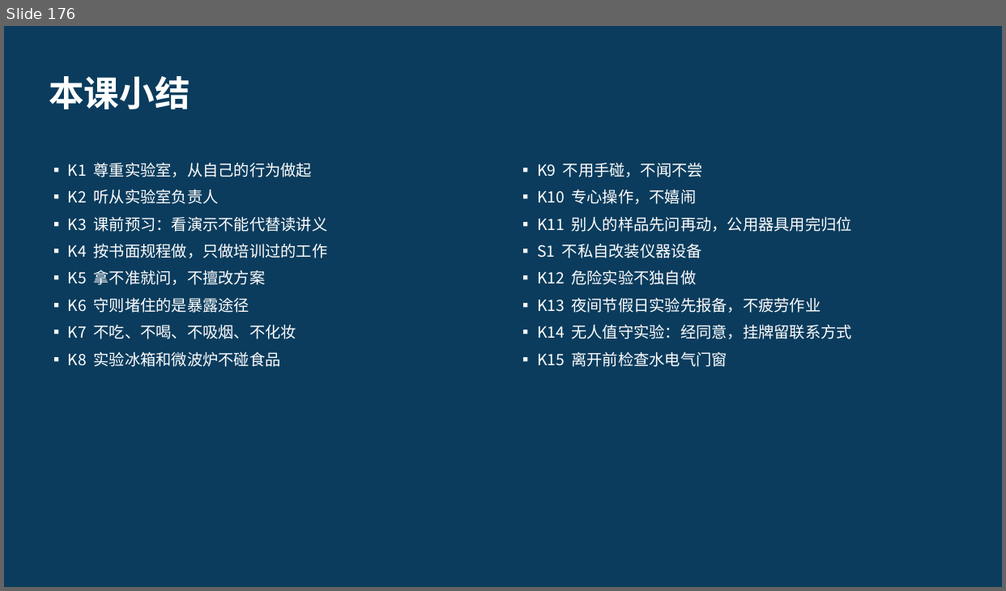
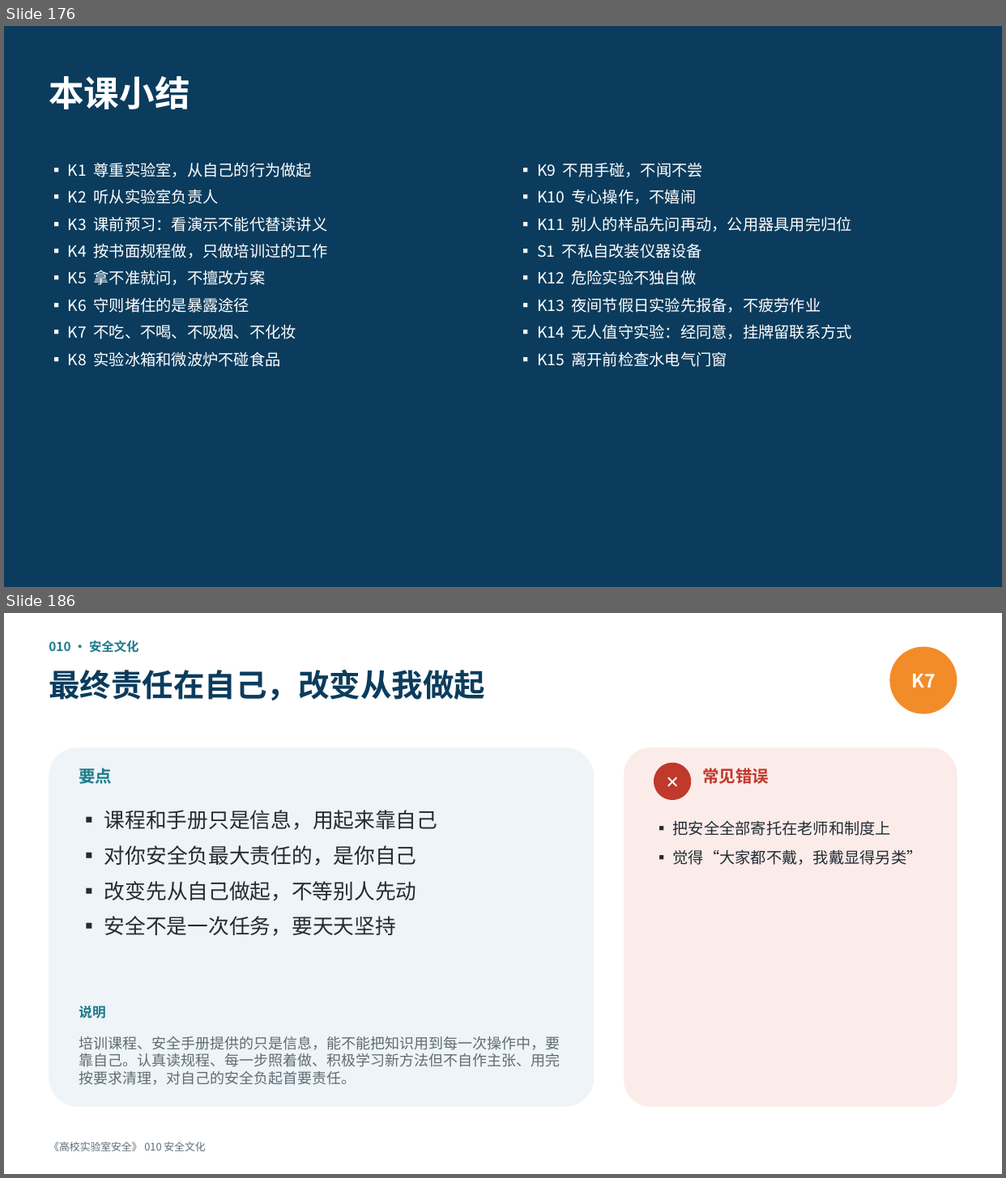
Before and after one commit to hanrongwx-max/videoyoutubo, a slide deck: course/高校实验室安全/课件/第1章_法规、管理与安全文化.pptx. Shown one above the other, each under a label of ours: slide 176 before the commit, slides 176 and 186 after it; the slides between them are not shown. The pictures are 1006x591 and 1006x1178 pixels, drawn with LibreOffice and Linux fonts; fonts in the diff are those of the drawing. Boxes give left, top, right and bottom in pixels: in the first picture for what was removed or moved away, otherwise in the second. Text is boxed around its words. In the diff, an @@ line names an element or a change of style, - is before the commit and + after.

```diff
--- a/course/高校实验室安全/课件/第1章_法规、管理与安全文化.pptx
+++ b/course/高校实验室安全/课件/第1章_法规、管理与安全文化.pptx
@@ slide 186 added at box(4, 613, 1002, 1174), background #FFFFFF @@
@@ text added at box(49, 641, 139, 653), 12 pt, text #1D7A8C, bold @@
+010 · 安全文化
@@ ellipse added at box(889, 647, 957, 714), fill #F28C28, 18 pt, text #FFFFFF, bold @@
+K7
@@ text added at box(49, 670, 485, 700), 30 pt, text #0B3C5D, bold @@
+最终责任在自己，改变从我做起
@@ rounded rectangle added at box(49, 747, 594, 1107), fill #EEF4F7 @@
@@ rounded rectangle added at box(624, 747, 957, 1107), fill #FBECEA @@
@@ text added at box(79, 768, 112, 784), 16 pt, text #1D7A8C, bold @@
+要点
@@ ellipse added at box(654, 763, 691, 800), fill #C0392B, 16 pt, text #FFFFFF, bold @@
+✕
@@ text added at box(702, 768, 769, 784), 16 pt, text #C0392B, bold @@
+常见错误
@@ text added at box(104, 810, 437, 936), 20 pt, text #222B33 @@
+▪ 课程和手册只是信息，用起来靠自己
+▪ 对你安全负最大责任的，是你自己
+▪ 改变先从自己做起，不等别人先动
+▪ 安全不是一次任务，要天天坚持
@@ text added at box(673, 821, 923, 865), 15 pt, text #222B33 @@
+▪ 把安全全部寄托在老师和制度上
+▪ 觉得“大家都不戴，我戴显得另类”
@@ text added at box(79, 1006, 105, 1019), 13 pt, text #1D7A8C, bold @@
+说明
@@ text added at box(79, 1037, 560, 1085), 14 pt, text #5F6B75 @@
+培训课程、安全手册提供的只是信息，能不能把知识用到每一次操作中，要靠自己。认真读规程、每一步照着做、积极学习新方法但不自作主张、用完按要求清理，对自己的安全负起首要责任。
@@ text added at box(49, 1142, 205, 1152), 10 pt, text #5F6B75 @@
+《高校实验室安全》 010 安全文化
```
Also in this commit, not shown: 23 other slides added, 2 other files.
